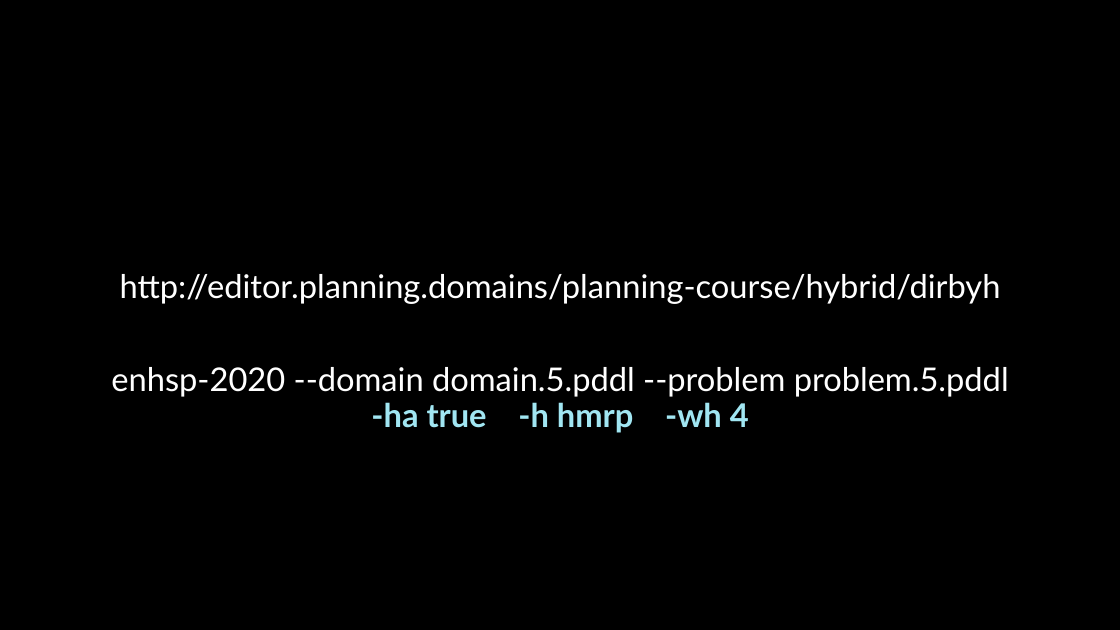
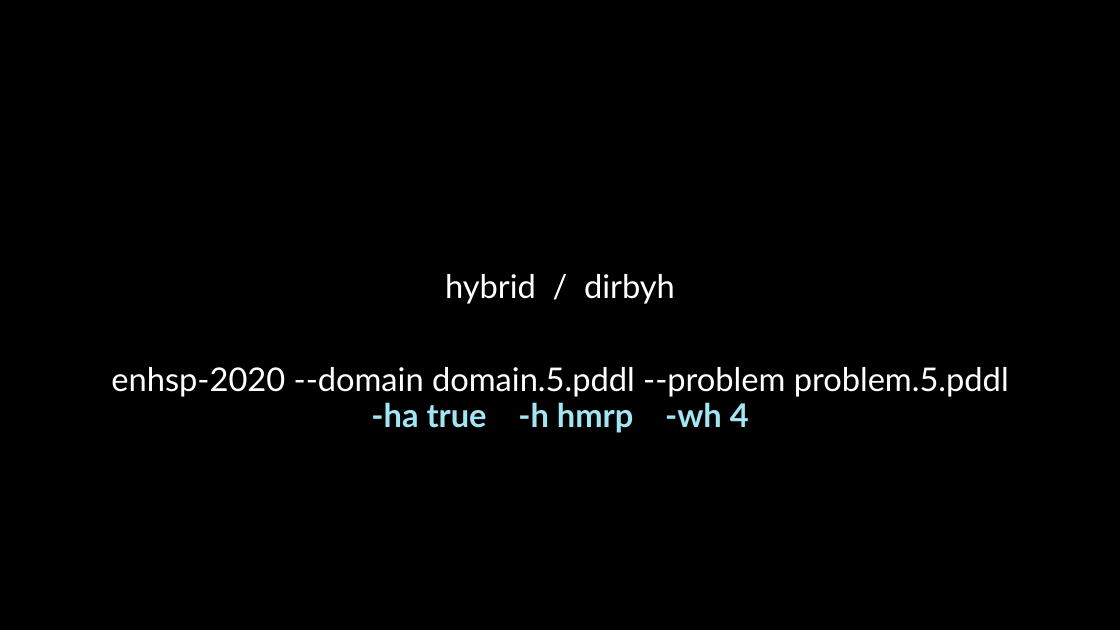
Before and after one commit to AI-Planning/modeling-in-pddl, a slide deck: slide 18 of exercises/cisc-813/hybrid/slides.pptx. Drawn at 1120x630 pixels with LibreOffice and Linux fonts; fonts in the diff are those of the drawing. Boxes give left, top, right and bottom in pixels: in the first picture for what was removed or moved away, otherwise in the second. Text is boxed around its words. In the diff, an @@ line names an element or a change of style, - is before the commit and + after.

```diff
--- a/exercises/cisc-813/hybrid/slides.pptx
+++ b/exercises/cisc-813/hybrid/slides.pptx
@@ text at (x1=445, y1=274, x2=675, y2=304): text changed @@
-http://editor.planning.domains/planning-course/hybrid/dirbyh
+hybrid / dirbyh
```
Also in this commit, not shown: 8 other slides changed, 7 other files.
